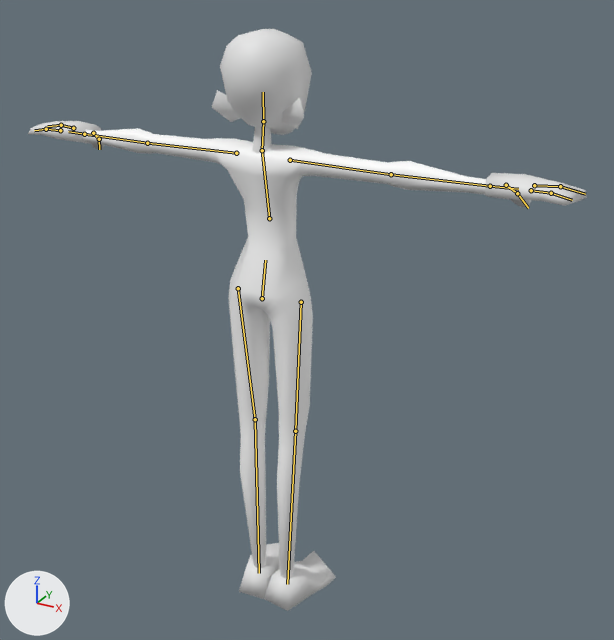
The glTF model Player/Assets/PlayerFinal/angel_body_final.glb as it was, and as the next commit left it.
Before and after are seen from a 50 mm lens placed at (1.3, -2.13, 2.16), pointed at (0.07, 0.11, 1.04). The lights are fixed; the arrows at lower left show +X, +Y and +Z. The first picture is the older version. The bones that change, and the others that lie on the model, are drawn over the model as lines.

Names of what the first picture shows: 'body', 'feet', 'hands', 'head' and 1 more.
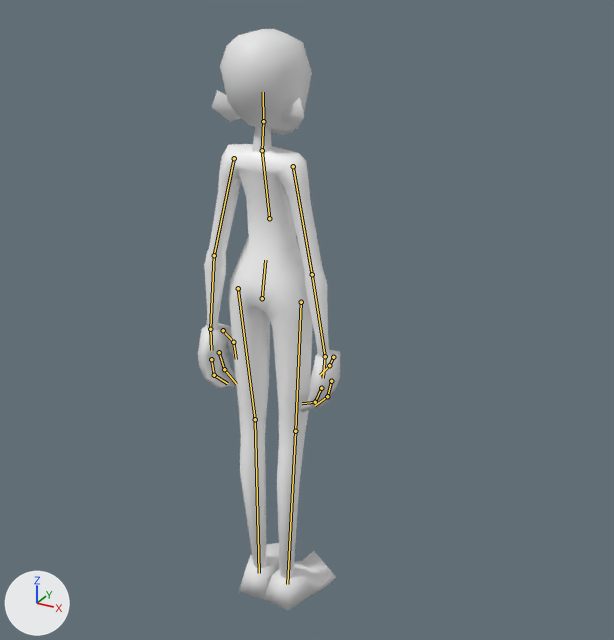
The newer file adds an action. The first version stands in its rest pose; the second is drawn at frame 0 of the action 'idle_loop'.

Boxes [x1, y1, x2, y2] around the edits, measured in the pictures (614 x 640 px):
'body', posed (69% narrower)
    before: [82, 128, 486, 579]
    after: [204, 144, 330, 579]
'hands', posed (74% narrower)
    before: [28, 121, 587, 207]
    after: [198, 323, 340, 412]
bone 'ORG-upper_arm.L', root to tip
    before: (236, 153) to (147, 143)
    after: (234, 158) to (214, 255)
bone 'ORG-forearm.L', root to tip
    before: (147, 143) to (84, 134)
    after: (214, 255) to (210, 329)
bone 'ORG-hand.L', root to tip
    before: (84, 134) to (68, 131)
    after: (210, 329) to (211, 350)
bone 'ORG-hand.L.001', root to tip
    before: (60, 130) to (46, 129)
    after: (211, 359) to (214, 375)
bone 'ORG-hand.L.004', root to tip
    before: (46, 129) to (34, 130)
    after: (214, 375) to (227, 383)
bone 'ORG-hand.L.002', root to tip
    before: (73, 128) to (61, 125)
    after: (219, 352) to (224, 369)
bone 'ORG-hand.L.003', root to tip
    before: (61, 125) to (47, 126)
    after: (224, 369) to (236, 384)
bone 'ORG-hand.L.005', root to tip
    before: (93, 133) to (99, 139)
    after: (223, 330) to (233, 342)
bone 'ORG-hand.L.006', root to tip
    before: (99, 139) to (99, 149)
    after: (233, 342) to (236, 359)
bone 'ORG-upper_arm.R', root to tip
    before: (290, 160) to (391, 174)
    after: (293, 166) to (312, 274)
bone 'ORG-forearm.R', root to tip
    before: (391, 174) to (490, 186)
    after: (312, 274) to (325, 356)
bone 'ORG-hand.R', root to tip
    before: (490, 186) to (518, 189)
    after: (325, 356) to (323, 378)
bone 'ORG-hand.R.001', root to tip
    before: (531, 190) to (551, 193)
    after: (321, 388) to (315, 402)
bone 'ORG-hand.R.004', root to tip
    before: (551, 193) to (572, 200)
    after: (315, 402) to (302, 403)
bone 'ORG-hand.R.002', root to tip
    before: (534, 185) to (560, 186)
    after: (331, 381) to (327, 396)
bone 'ORG-hand.R.003', root to tip
    before: (560, 186) to (585, 194)
    after: (327, 396) to (315, 405)
bone 'ORG-hand.R.005', root to tip
    before: (506, 185) to (517, 193)
    after: (333, 357) to (329, 365)

What the commit changed:
Bone 'ORG-upper_arm.L' (bone_org_upper_arm_l) moves from (0.0, 0.0, 0.0) to (-0.017, 0.01, -0.003).
Bone 'ORG-upper_arm.L' (bone_org_upper_arm_l) turns from (0, 0, 0) to (-4, 0, 77) degrees about its own x, y and z.
Bone 'ORG-forearm.L' (bone_org_forearm_l) turns from (0, 0, 0) to (0, 0, 6) degrees about its own x, y and z.
Bone 'ORG-hand.L' (bone_org_hand_l) turns from (0, 0, 0) to (9, -1, 10) degrees about its own x, y and z.
Bone 'ORG-hand.L.001' (bone_org_hand_l_001) turns from (0, 0, 0) to (-2, 6, 17) degrees about its own x, y and z.
Bone 'ORG-hand.L.004' (bone_org_hand_l_004) turns from (0, 0, 0) to (0, 5, 37) degrees about its own x, y and z.
Bone 'ORG-hand.L.002' (bone_org_hand_l_002) turns from (0, 0, 0) to (0, 0, 16) degrees about its own x, y and z.
Bone 'ORG-hand.L.003' (bone_org_hand_l_003) turns from (0, 0, 0) to (0, 0, 17) degrees about its own x, y and z.
Bone 'ORG-hand.L.005' (bone_org_hand_l_005) turns from (0, 0, 0) to (32, 0, 0) degrees about its own x, y and z.
Bone 'ORG-hand.L.006' (bone_org_hand_l_006) turns from (0, 0, 0) to (29, 0, 0) degrees about its own x, y and z.
Bone 'ORG-upper_arm.R' (bone_org_upper_arm_r) moves from (0.0, 0.0, 0.0) to (0.017, 0.01, -0.003).
Bone 'ORG-upper_arm.R' (bone_org_upper_arm_r) turns from (0, 0, 0) to (-4, 0, -77) degrees about its own x, y and z.
Bone 'ORG-forearm.R' (bone_org_forearm_r) turns from (0, 0, 0) to (0, 0, -6) degrees about its own x, y and z.
Bone 'ORG-hand.R' (bone_org_hand_r) turns from (0, 0, 0) to (9, 1, -10) degrees about its own x, y and z.
Bone 'ORG-hand.R.001' (bone_org_hand_r_001) turns from (0, 0, 0) to (-2, -6, -17) degrees about its own x, y and z.
Bone 'ORG-hand.R.004' (bone_org_hand_r_004) turns from (0, 0, 0) to (0, -5, -37) degrees about its own x, y and z.
Bone 'ORG-hand.R.002' (bone_org_hand_r_002) turns from (0, 0, 0) to (0, 0, -16) degrees about its own x, y and z.
Bone 'ORG-hand.R.003' (bone_org_hand_r_003) turns from (0, 0, 0) to (0, 0, -17) degrees about its own x, y and z.
Bone 'ORG-hand.R.005' (bone_org_hand_r_005) turns from (0, 0, 0) to (32, 0, 0) degrees about its own x, y and z.
